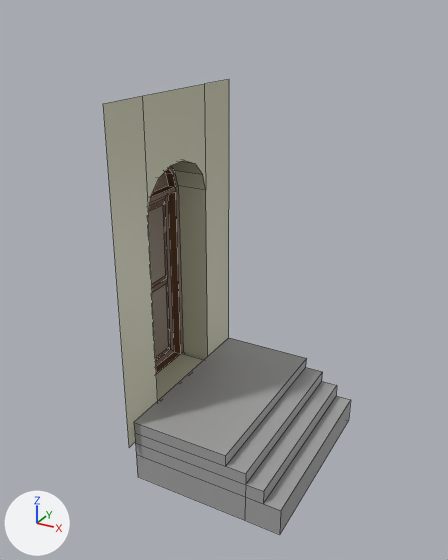
The FBX model Assets/Models/TownChunks/door1.fbx, before and after one commit.
One viewpoint serves both versions: a 50 mm camera at (4.11, -4.78, 3.66) aimed at (1.53, -0.08, 1.31). Lighting does not change. The marker at lower left points along +X, +Y and +Z. Mesh edges are drawn as thin lines.
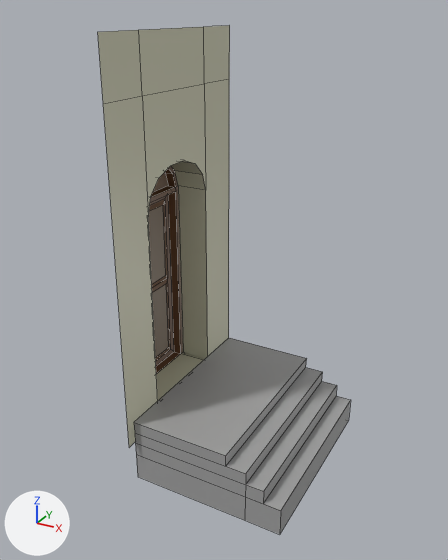
Patch to the scene script:
```diff
--- a/Assets/Models/TownChunks/door1.fbx.py
+++ b/Assets/Models/TownChunks/door1.fbx.py
@@ me_plane @@
 me_plane.from_pydata(...)  # 107 vertices, 88 faces; spans x 0.58..2.55, y -1.0..1.0, z -0.63..3.0
 # used by ob_plane; location = (0.0, 0.0, 0.0)
 # verts and faces of me_plane; kept vertices keep their numbers, new ones are numbered from 107
 # before: 2 (1.0, -1.0, 3.0) at pixel (103, 103), 3 (1.0, 1.0, 3.0) at pixel (229, 79), 20 (1.0, -0.5, 3.0) at pixel (142, 95), 21 (1.0, 0.5, 3.0) at pixel (204, 83)
+# me_plane part 1
+for new, old in zip([*range(107, 111)], [2, 3, 20, 21]): verts[new] = verts[old] + (0.0, 0.0, 0.5)
+faces += [(20, 21, 110, 109), (2, 20, 109, 107), (3, 108, 110, 21)]  # mat_mat_walls (light grey #cccbb2)
 me_plane.materials.append(mat_mat_walls)
```

Location of each change, (x1, y1, x2, y2) in pixels of the pictures (448 x 560 px):
'Plane', reshaped (12% taller)
    before: (103, 79, 350, 534)
    after: (98, 25, 350, 534)
part 1 of me_plane, added
    after: (98, 25, 230, 104)
